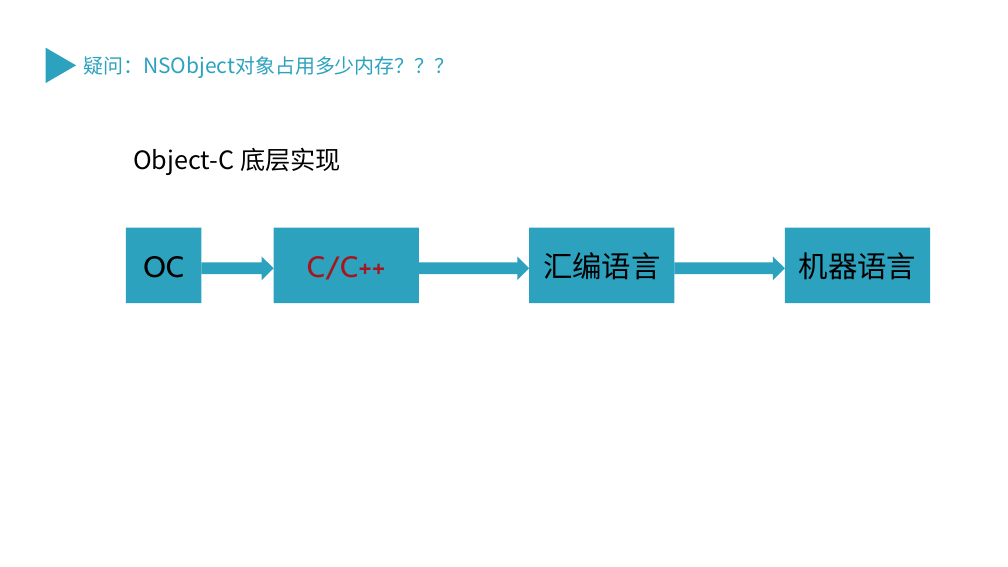
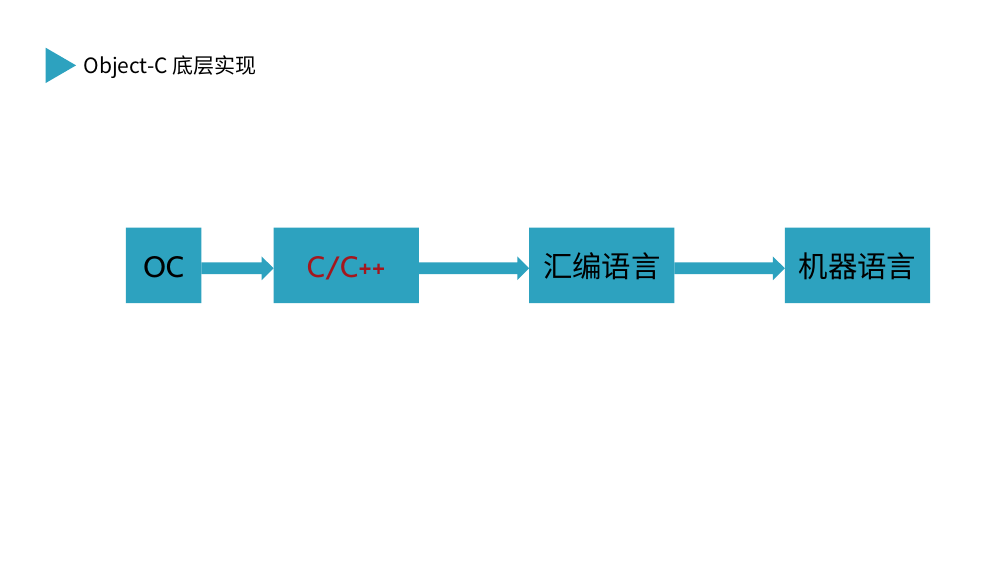
Before and after one commit to softwarefaith/iOS-Team-Share, a slide deck: slide 4 of 01-NSObejct本质/聊聊NSObject.pptx. Drawn at 1008x567 pixels with LibreOffice and Linux fonts; fonts in the diff are those of the drawing. Boxes give left, top, right and bottom in pixels: in the first picture for what was removed or moved away, otherwise in the second. Text is boxed around its words. In the diff, an @@ line names an element or a change of style, - is before the commit and + after.

```diff
--- a/01-NSObejct本质/聊聊NSObject.pptx
+++ b/01-NSObejct本质/聊聊NSObject.pptx
@@ text at <box>83,55,257,78</box>: text changed; size 19 to 20 pt; text colour #2DA2BF to #000000 @@
-疑问：NSObject对象占用多少内存？？？
+Object-C 底层实现
@@ text removed at <box>133,147,341,175</box> @@
-Object-C 底层实现
```
Also in this commit, not shown: 14 other files.
